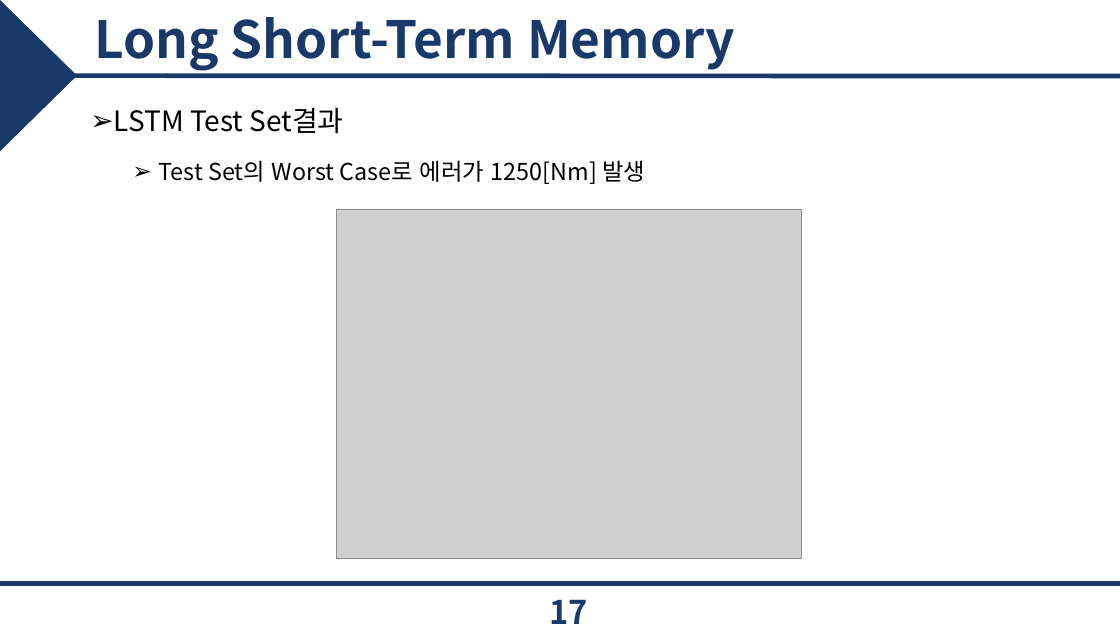
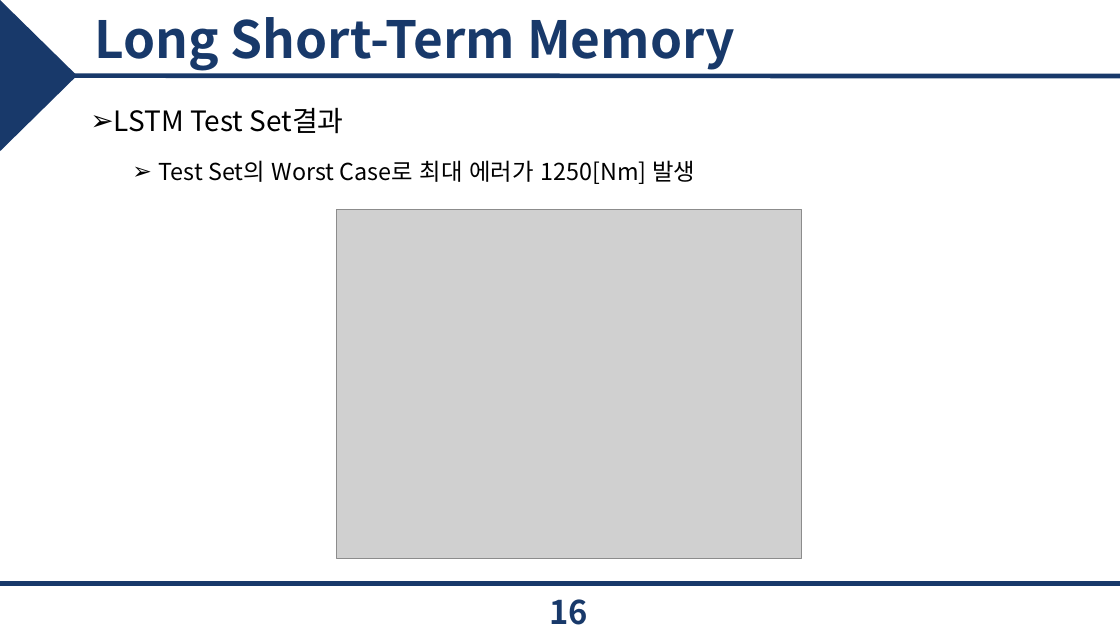
Before and after one commit to epoxx-arch/Torque_vectoringthesis, a slide deck: slide 16 of 졸업 논문/JCCI 발표.pptx (slide 17 before the commit). Drawn at 1120x630 pixels with LibreOffice and Linux fonts; fonts in the diff are those of the drawing; grey boxes stand for pictures; background and template pictures are left out. Boxes give left, top, right and bottom in pixels: in the first picture for what was removed or moved away, otherwise in the second. Text is boxed around its words. In the diff, an @@ line names an element or a change of style, - is before the commit and + after.

```diff
--- a/졸업 논문/JCCI 발표.pptx
+++ b/졸업 논문/JCCI 발표.pptx
@@ text at bbox=[159, 160, 695, 184]: text changed @@
-  ➢ Test Set의 Worst Case로 에러가 1250[Nm] 발생
+  ➢ Test Set의 Worst Case로 최대 에러가 1250[Nm] 발생
@@ page number at bbox=[550, 599, 588, 625]: text changed @@
-17
+16
```
Also in this commit, not shown: 3 other slides changed, 1 slide added, 1 slide removed, 1 other file.
